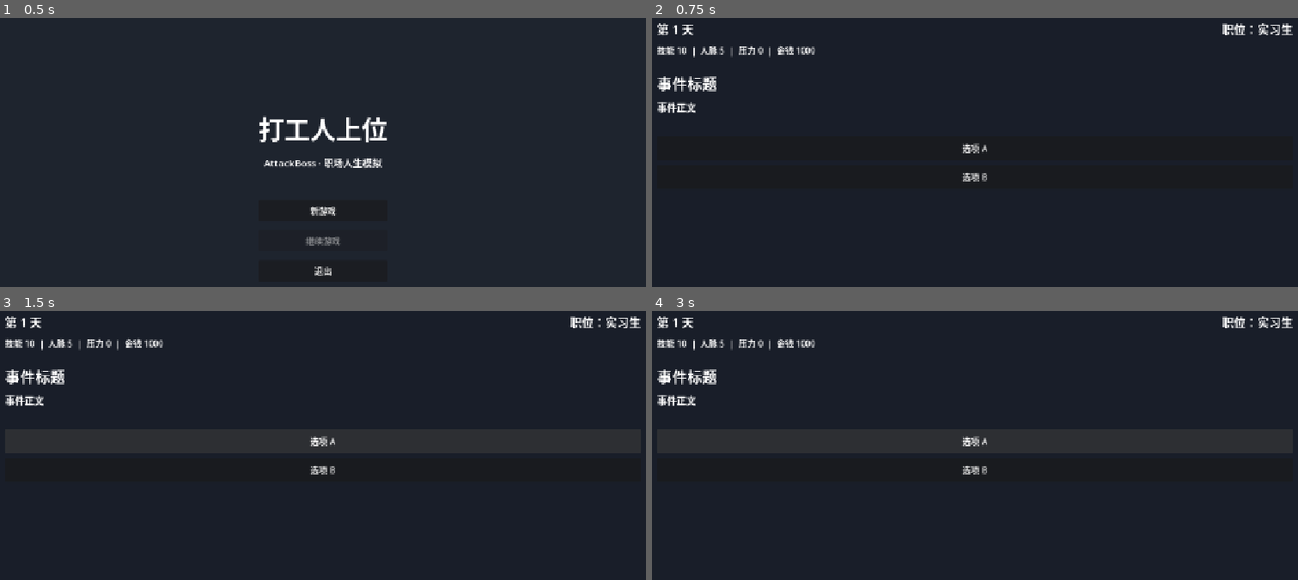
Above: before the commit, frames 1-4 (two rows, left to right).
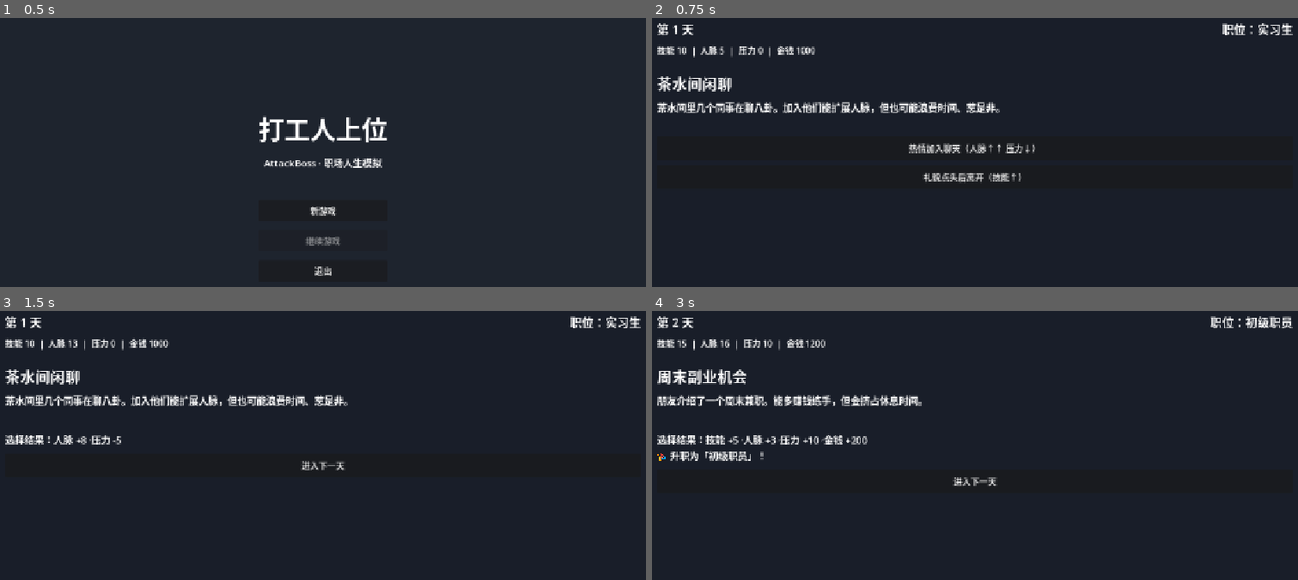
Above: after the commit, the same moments.

Repository: xiaobai-noon/attackBoss
Game: Godot game, scene res://scenes/main_menu.tscn
The game is run twice, just before and just after one commit, with the same random seed, the same clock (stepped at 60 frames per second) and the same inputs.
Inputs (mouse positions are in pixels of both pictures, inside the frame that each line leads up to):
- Up to frame 1 (0.5 s): no input
- Up to frame 2 (0.75 s): click "新游戏" at 0.5 s
- Up to frame 3 (1.5 s): click "选项 A" (after the commit: "热情加入聊天（人脉↑↑ 压力↓）") at 1.25 s
- Up to frame 4 (3 s): click (975, 464) at 2 s, where only the run after the commit has a clickable "进入下一天"; click "选项 A" (after the commit: "接单干了（技能↑ 钱↑ 压力↑）") at 2.75 s

Frame 1 is identical in both runs. In frame 2, 2.8% of the frame differs, in the area x 0-60%, y 21-61%; in frame 3, 3.0%; in frame 4, 3.8%, in the area x 0-100%, y 1-66%.
Error before the commit: Parse Error: Cannot infer the type of "name_cn" variable because the value doesn't have a set type. (res://scenes/day_screen.gd:78)

Commit message:
fix(ui): restore choice button handlers by fixing GDScript type inference
day_screen.gd failed to parse on Godot 4.7 because `var name_cn := dict[key]`
cannot infer a type from Dictionary subscript. The script never loaded, so
choice buttons had no pressed connections and clicks did nothing. Also set
Background ColorRect mouse_filter to IGNORE.

Diff:
--- a/scenes/day_screen.gd
+++ b/scenes/day_screen.gd
@@ -75,7 +75,8 @@
 	for key in ["skill", "network", "stress", "money"]:
 		var v := int(effects.get(key, 0))
 		if v != 0:
-			var name_cn := {"skill": "技能", "network": "人脉", "stress": "压力", "money": "金钱"}[key]
+			var name_map: Dictionary = {"skill": "技能", "network": "人脉", "stress": "压力", "money": "金钱"}
+			var name_cn: String = str(name_map.get(key, key))
 			parts.append("%s %+d" % [name_cn, v])
 	_result_label.text = "选择结果：%s" % ("、".join(parts) if parts.size() > 0 else "无属性变化")
 
--- a/scenes/day_screen.tscn
+++ b/scenes/day_screen.tscn
@@ -13,6 +13,7 @@
 
 [node name="Background" type="ColorRect" parent="."]
 layout_mode = 1
+mouse_filter = 2
 anchors_preset = 15
 anchor_right = 1.0
 anchor_bottom = 1.0
